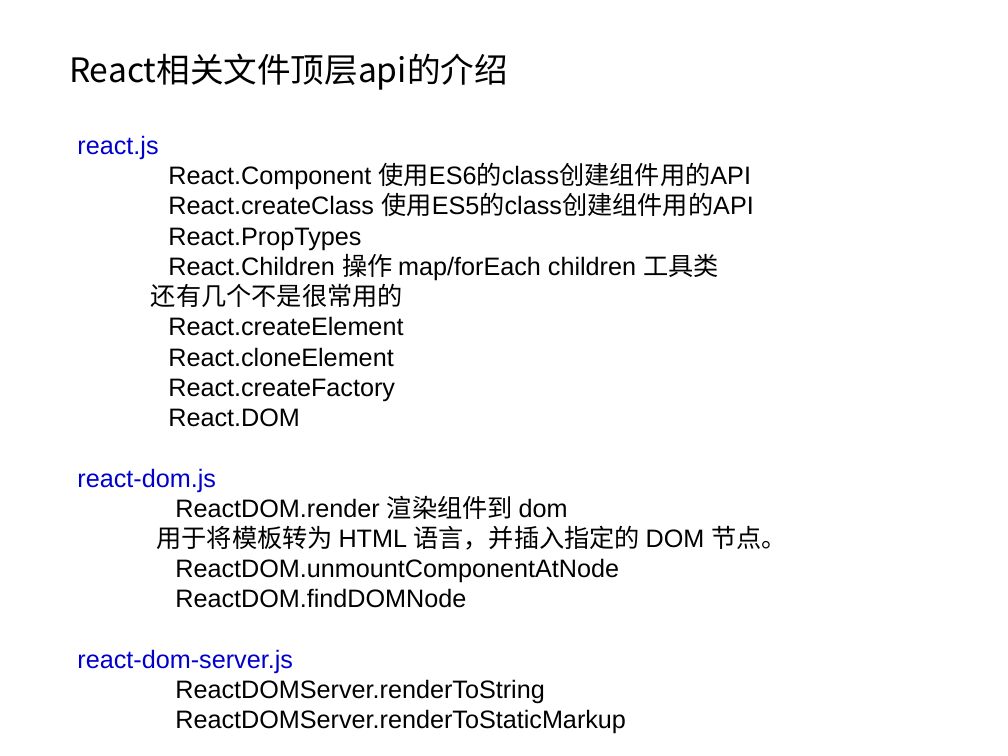
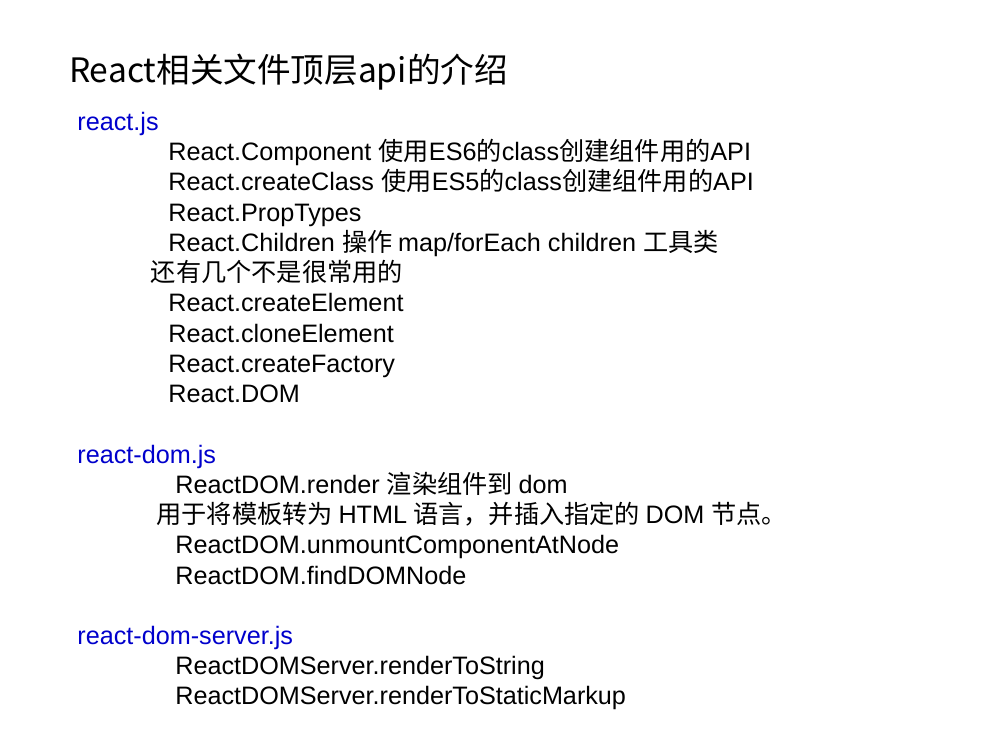
Before and after one commit to guanmeiqi/react-basicKnowledges, a slide deck: slide 11 of react.ppt. Drawn at 1008x756 pixels with LibreOffice and Linux fonts; fonts in the diff are those of the drawing; background and template pictures are left out. Boxes give left, top, right and bottom in pixels: in the first picture for what was removed or moved away, otherwise in the second. Text is boxed around its words. In the diff, an @@ line names an element or a change of style, - is before the commit and + after.

```diff
--- a/react.ppt
+++ b/react.ppt
@@ text "react.js": place and size @@
-text "react.js" at bbox=[77, 135, 787, 734]
+text "react.js" at bbox=[77, 111, 787, 710]
```
Also in this commit, not shown: 2 other slides changed, 16 other files.
